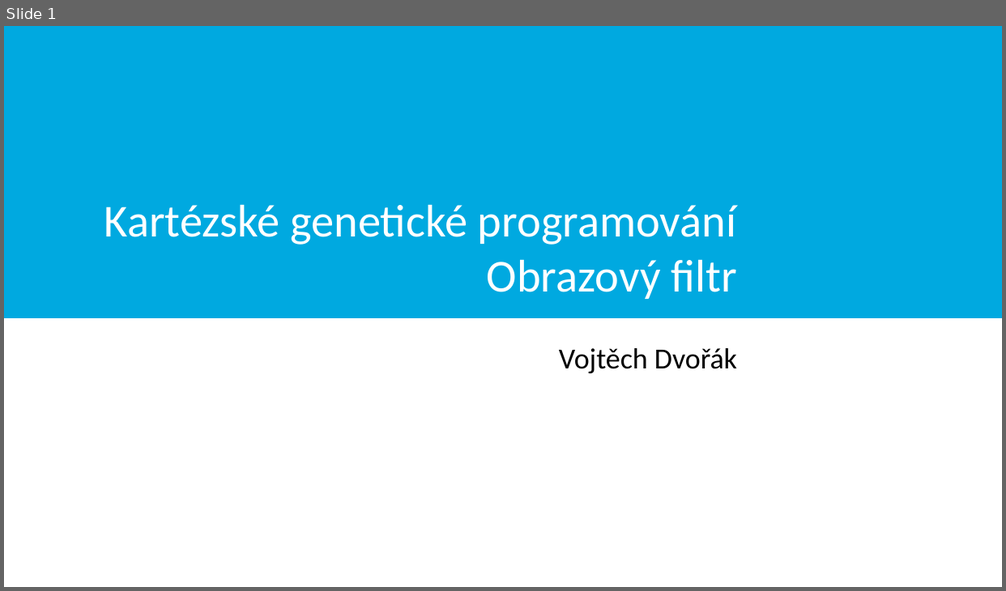
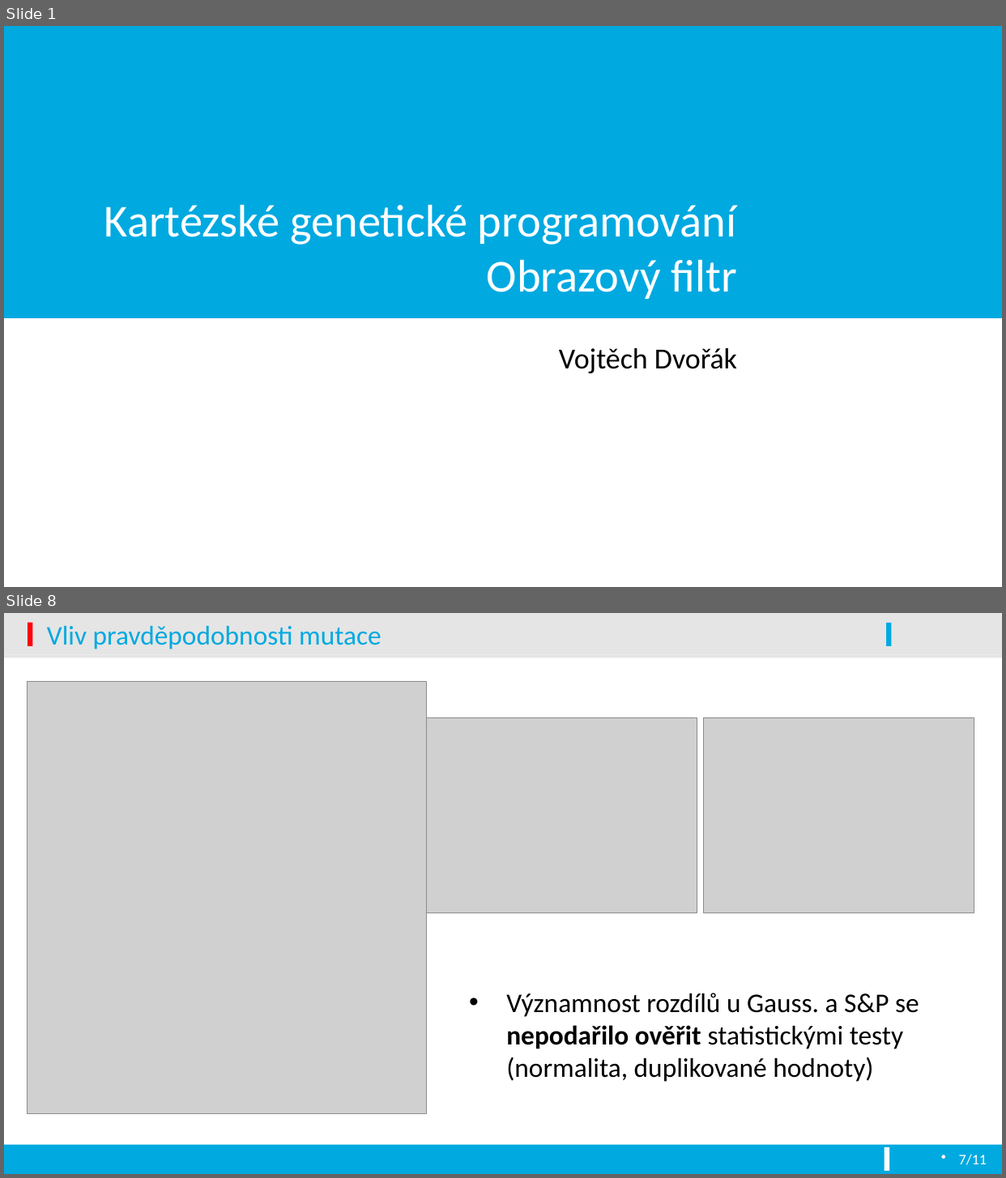
Before and after one commit to vojone/EVO, a slide deck: prezentace.pptx. Shown one above the other, each under a label of ours: slide 1 before the commit, slides 1 and 8 after it; the slides between them are not shown. The pictures are 1006x591 and 1006x1178 pixels, drawn with LibreOffice and Linux fonts; fonts in the diff are those of the drawing; grey boxes stand for pictures; background and template pictures are left out. Boxes give left, top, right and bottom in pixels: in the first picture for what was removed or moved away, otherwise in the second. Text is boxed around its words. In the diff, an @@ line names an element or a change of style, - is before the commit and + after.

```diff
--- a/prezentace.pptx
+++ b/prezentace.pptx
@@ slide 8 added at box(4, 613, 1002, 1174), background #FFFFFF @@
@@ rectangle added at box(4, 613, 1002, 655), fill #000000 at 10% opacity @@
@@ rectangle added at box(27, 623, 32, 647), fill #FE000C @@
@@ title added at box(47, 626, 381, 649), 26 pt, text #00A9E0 @@
+Vliv pravděpodobnosti mutace
@@ rectangle added at box(887, 623, 892, 647), fill #00A9E0 @@
@@ rectangle added at box(4, 655, 1002, 658), fill #000000 at 10% opacity @@
@@ picture added at box(27, 682, 426, 1114) @@
@@ picture added at box(426, 717, 697, 914) @@
@@ picture added at box(703, 717, 974, 914) @@
@@ text added at box(506, 993, 919, 1082), 26 pt, text #000000 @@
+• Významnost rozdílů u Gauss. a S&P se nepodařilo ověřit statistickými testy (normalita, duplikované hodnoty)
@@ rectangle added at box(4, 1145, 1002, 1174), fill #00A9E0 @@
@@ rectangle added at box(884, 1148, 889, 1171), fill #FFFFFF @@
@@ text added at box(959, 1154, 987, 1165), 14 pt, text #FFFFFF @@
+7/11
```
Also in this commit, not shown: 9 slides changed, 1 other slide added, 1 slide removed.
